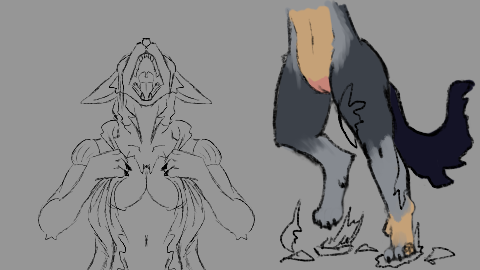
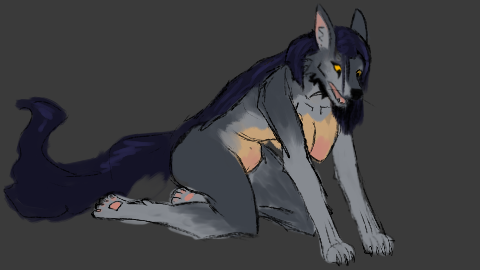
Layered file, before and after one edit (480px x 270px). Changes by layer:
showed group "END" (6 layers) over [0, 0, 480, 270]
added group "Group 37" with 4 layers in group "END" over [0, 0, 480, 270]
moved "Paint Layer 2" into group "Group 37" over [0, 0, 448, 270]
moved "Light" into group "Group 37" over [0, 0, 384, 192]
moved "Paint Layer 6" into group "Group 37", painted on it over [0, 0, 448, 270]
added layer "Paint Layer 36" in group "END" over [0, 0, 480, 270]
hid group "phase2" (11 layers) over [0, 0, 480, 270]
moved "feet and pussayyy" into group "Group 35" over [256, 0, 480, 270]
hid "Paint Layer 7", opacity 100% → 11%, painted on it over [256, 0, 480, 270]
painted on "splash_tf_1.png" (1st of 2, in "phase2" › "Group 35" › "feet and pussayyy") over [256, 0, 480, 270]
hid group "breast mode" (3 layers), moved it into group "Group 35" over [0, 0, 480, 270]
painted on "Paint Layer 19" over [0, 0, 256, 270]
hid "Plano de fundo", painted on it over [0, 0, 480, 270]
